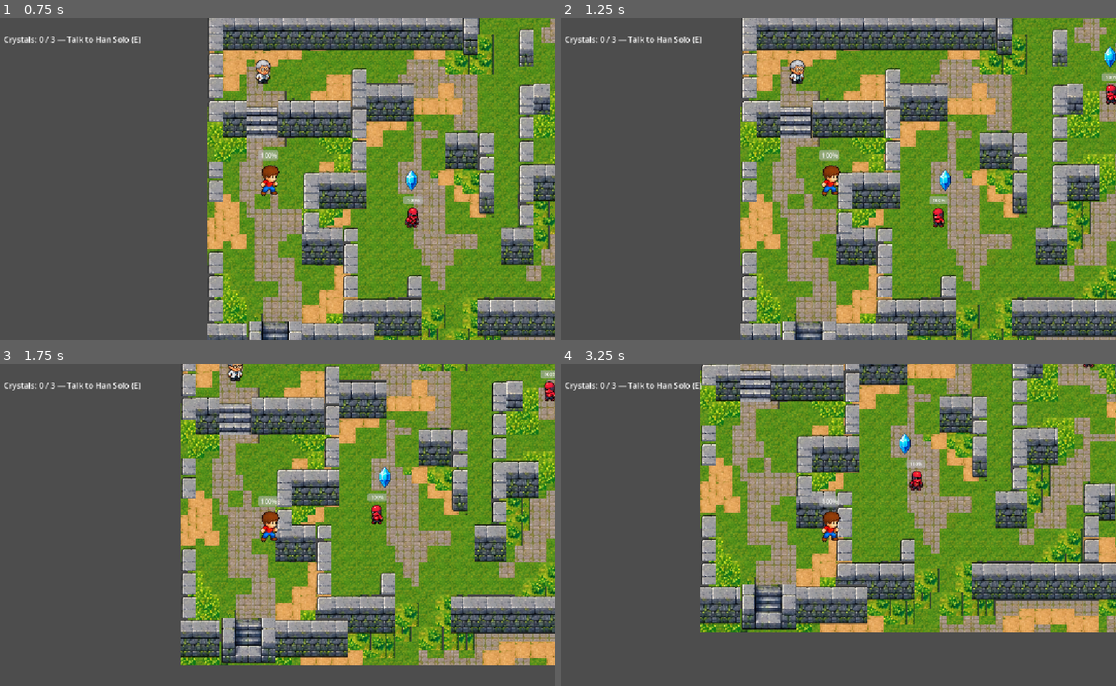
Above: before the commit, frames 1-4 (two rows, left to right).
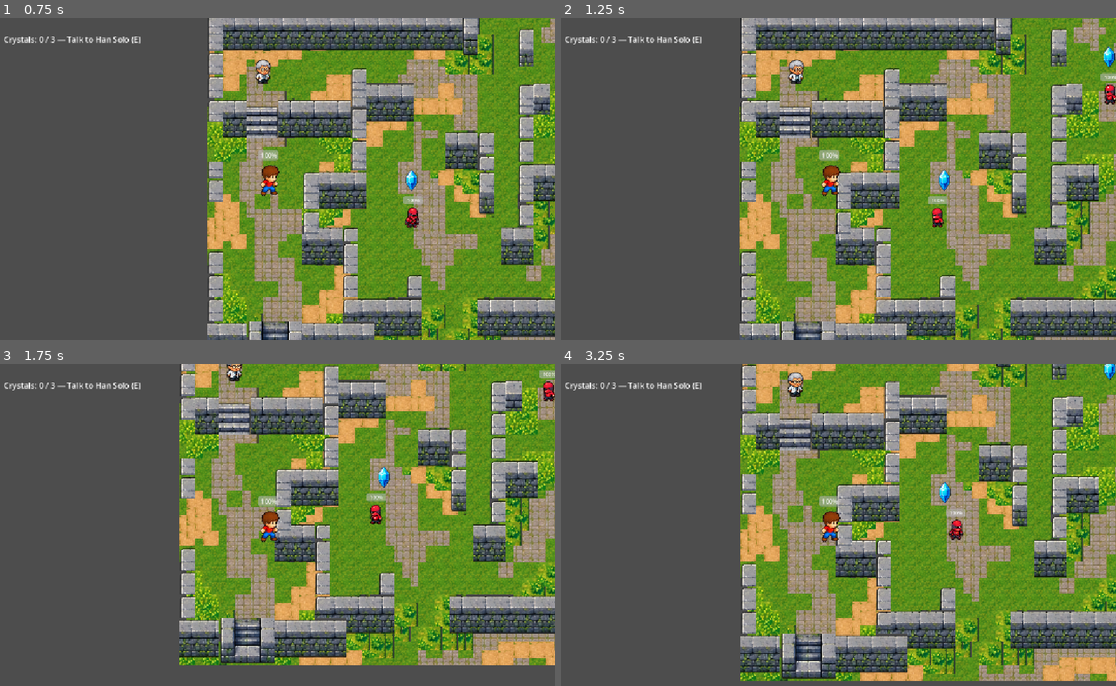
Above: after the commit, the same moments.

Repository: sanchezarroyoj88-crypto/crystal-guardians-main
Game: Godot game, scene res://scenes/main.tscn
Same seed, same stepped clock (60 frames per second), same inputs: the game is played once before the commit and once after it.
Inputs:
- Up to frame 1 (0.75 s): hold D (move_right) from 0.53 s (still down); tap E (interact) at 0.6 s
- Up to frame 2 (1.25 s): keep holding D (move_right)
- Up to frame 3 (1.75 s): release D (move_right) at 1.28 s; hold S (move_down) from 1.28 s (still down); tap E (interact) at 1.35 s
- Up to frame 4 (3.25 s): release S (move_down) at 2.03 s; hold D (move_right) 2.03-2.78 s; tap Space (player_attack) at 2.1 s; tap E (interact) at 2.3, 2.85 s; hold W (move_up) from 2.78 s (still down)

Frame 1 is identical in both runs. In frame 2, 17% of the frame differs, in the area x 32-100%, y 0-100%; in frame 3, 16%; in frame 4, 63%, in the area x 25-100%, y 0-99%.

Commit message:
se cambio nombre

Diff:
--- a/scenes/main.tscn
+++ b/scenes/main.tscn
@@ -1138,6 +1138,7 @@
 tile_set = SubResource("TileSet_5aq51")
 
 [node name="walls2" parent="." unique_id=441900721 instance=ExtResource("4_jyhfs")]
+position = Vector2(2, 5)
 
 [node name="NavigationRegion2D" type="NavigationRegion2D" parent="." unique_id=1886857374]
 navigation_polygon = SubResource("NavigationPolygon_82bq7")
--- a/scripts/main.gd
+++ b/scripts/main.gd
@@ -9,7 +9,7 @@
 func _on_crystal_collected() -> void:
 	# El cristal ya validó y actualizó la misión antes de emitir la señal.
 	update_crystal_label()
-
+#holaaaaaaaaaaaaaaaaaaaaaaaaaaaaaaaaaaaaaaaaaaaaa
 func update_crystal_label() -> void:
 	var progress := "Crystals: %d / %d" % [
 		QuestManager.collected_crystals, QuestManager.required_crystals
--- a/scripts/npc.gd
+++ b/scripts/npc.gd
@@ -21,7 +21,7 @@
 		return
 	match QuestManager.quest_state:
 		QuestManager.QuestState.NOT_STARTED:
-			dialogue_ui.show_dialogue("Han Solo", [
+			dialogue_ui.show_dialogue(" liam Solo", [
 				"I need your help! The guards are protecting the crystals.",
 				"Collect %d crystals and return to me to deliver them." % QuestManager.required_crystals,
 				"Quest started: you can now collect the crystals."
